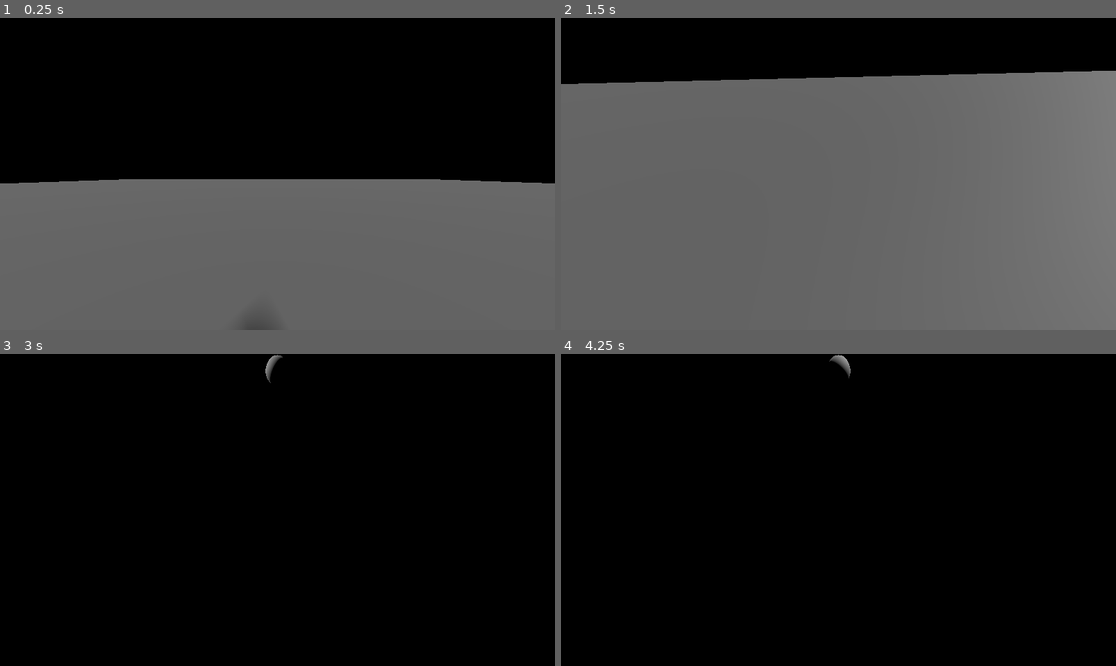
Above: before the commit, frames 1-4 (two rows, left to right).
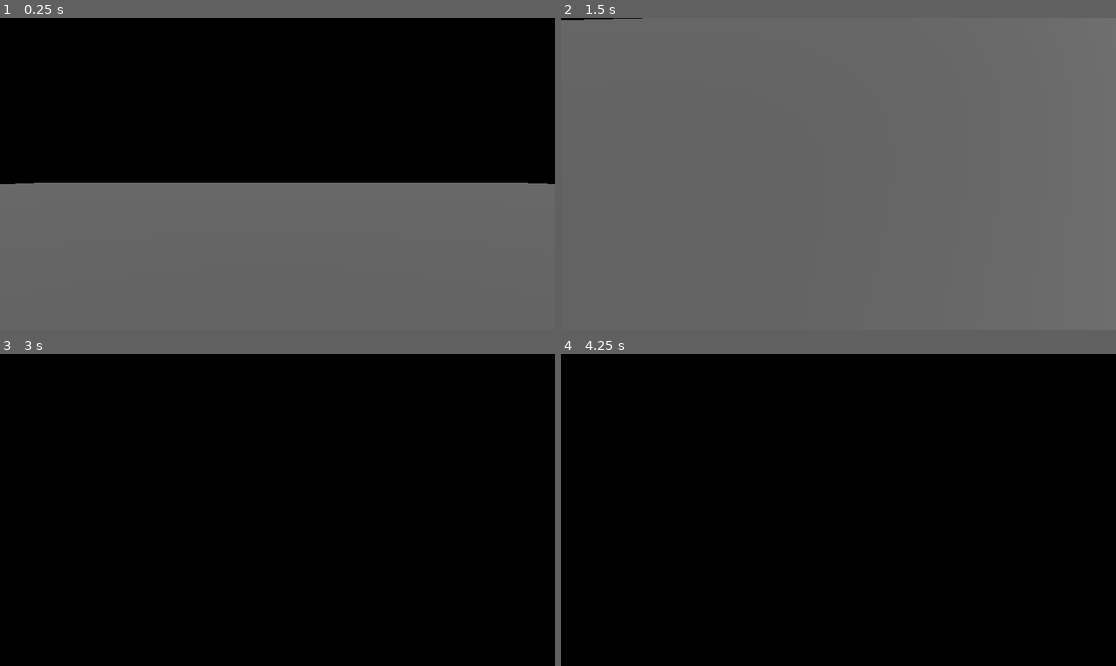
Above: after the commit, the same moments.

Repository: chicken6250/Old-stuff-simulator
Game: Godot game, scene res://Spatial.tscn
Same seed, same stepped clock (60 frames per second), same inputs: the game is played once before the commit and once after it.
Inputs (mouse positions are in pixels of both pictures, inside the frame that each line leads up to):
- Up to frame 1 (0.25 s): no input
- Up to frame 2 (1.5 s): move the mouse to (960, 158) at 0.52 s; hold D (right) 0.53-1.28 s; tap Space (jump) at 0.77 s; tap Enter at 1.25 s; move the mouse to (727, 189) at 1.27 s; hold S (backward) from 1.28 s (still down)
- Up to frame 3 (3 s): tap Space (jump) at 1.52, 2.75 s; move the mouse to (333, 441) at 2.02 s; release S (backward) at 2.03 s; hold D (right) 2.03-2.78 s; move the mouse to (249, 572) at 2.77 s; hold W (forward) from 2.78 s (still down)
- Up to frame 4 (4.25 s): tap Space (jump) at 3.02, 3.77 s; tap Enter at 3.5 s; move the mouse to (1005, 556) at 3.52 s; release W (forward) at 3.53 s; hold A (left) from 3.53 s (still down)

The runs differ from the first frame. In frame 1, 0.9% of the frame differs, in the area x 0-100%, y 51-100%; in frame 2, 19%, in the area x 0-100%, y 0-22%; in frame 3, 0.1%; in frame 4, 0.1%.

Commit message:
modified:   .godot/editor/Spatial.tscn-editstate-b1fe4f6b8c74e53096bc8264b2d5145a.cfg 	modified:   .godot/editor/editor_layout.cfg 	modified:   .godot/editor/script_editor_cache.cfg 	modified:   Spatial.tscn 	modified:   player.gd

Diff:
--- a/Spatial.tscn
+++ b/Spatial.tscn
@@ -29,7 +29,8 @@
 shape = SubResource("2")
 
 [node name="neck" type="Node3D" parent="player" unique_id=1348787948]
-transform = Transform3D(1, 0, 0, 0, 1, 0, 0, 0, 1, 0.0931758, -0.598149, -1.1933)
+transform = Transform3D(1, 0, 0, 0, 1, 0, 0, 0, 1, 0.06105113, -0.36310756, -1.1732769)
 
 [node name="eyes" type="Camera3D" parent="player/neck" unique_id=1481595179]
-transform = Transform3D(1, 0, 0, 0, 1, 0, 0, 0, 1, -0.0931758, 0.6900217, 1.1933)
+transform = Transform3D(1, 0, 0, 0, 1, 0, 0, 0, 1, -0.0931758, 0.47205216, 1.0419171)
+fov = 50.15007
--- a/player.gd
+++ b/player.gd
@@ -13,7 +13,7 @@
 		var mouse_motion:Vector2 = event.relative
 		rotate_y(-(mouse_motion.x * MOUSE_SENS))
 		neck.rotate_x(-(mouse_motion.y * MOUSE_SENS))
-		neck.rotation.x = deg_to_rad(clamp(rad_to_deg(neck.rotation.x), -90 ,50))
+		neck.rotation.x = deg_to_rad(clamp(rad_to_deg(neck.rotation.x), -90, 50))
 
 func _physics_process(delta: float) -> void:
 	# Add the gravity.
